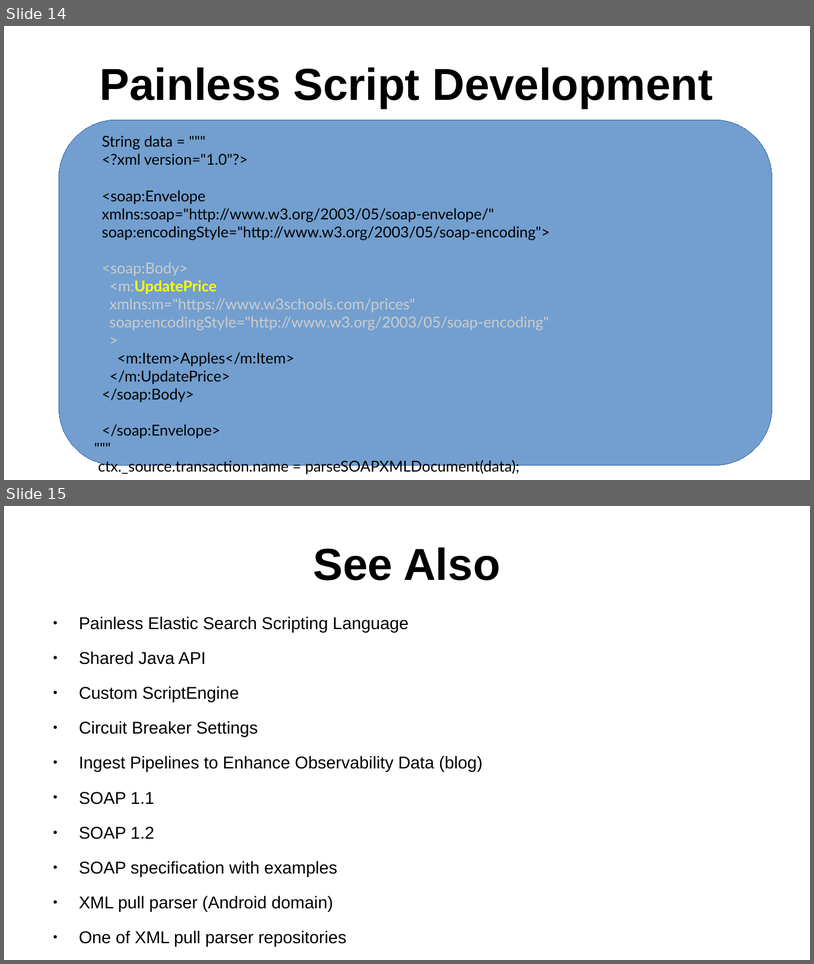
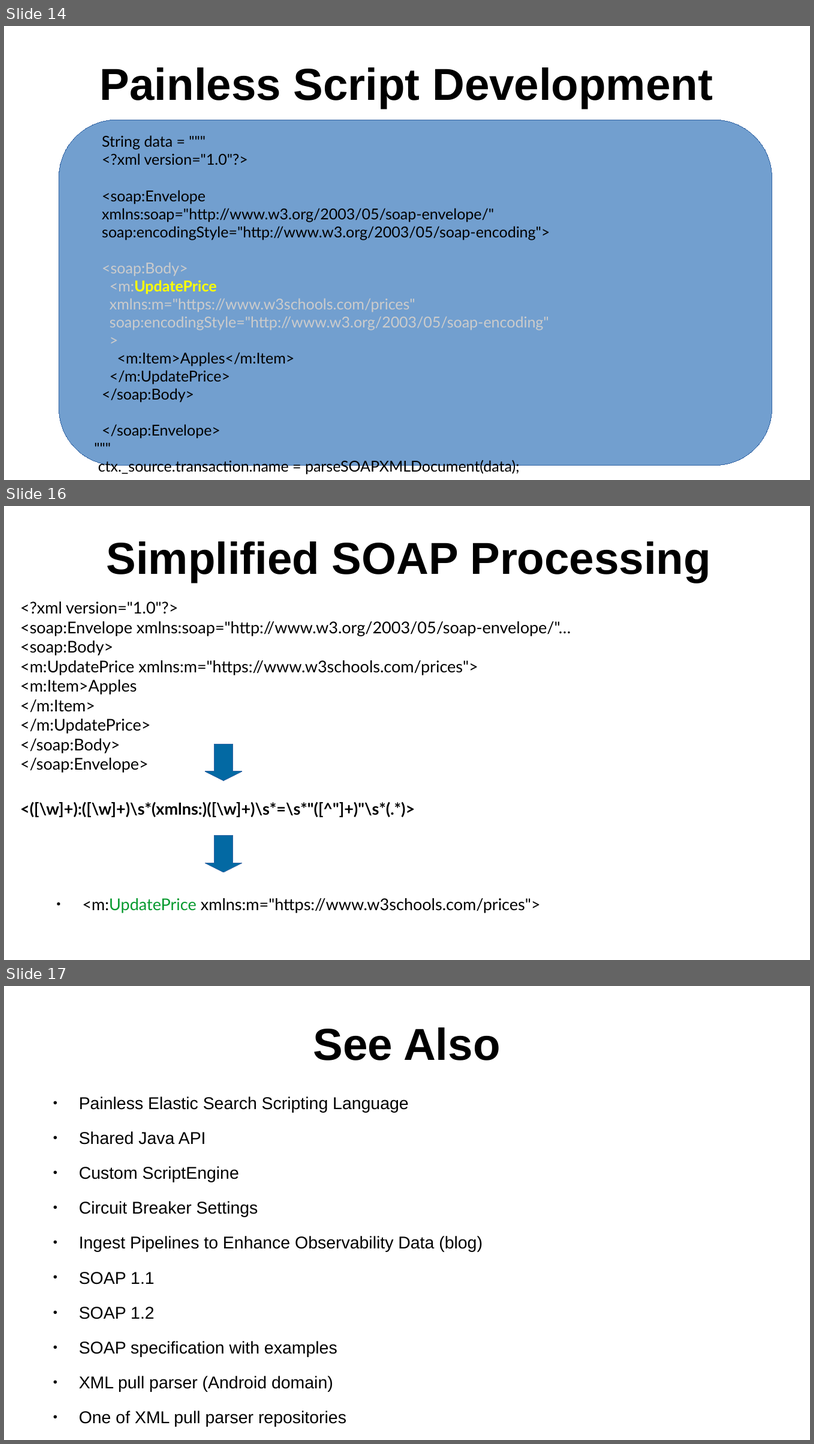
Before and after one commit to sergueik/springboot_study, a slide deck: basic-purejs-xml-parser/Painless Script for Ingesting SOAP Action from SOAP Payload.odp. Shown one above the other, each under a label of ours: slides 14 and 15 before the commit, slides 14, 16 and 17 after it; the slides between them are not shown. The pictures are 814x964 and 814x1444 pixels, drawn with LibreOffice and Linux fonts; fonts in the diff are those of the drawing. Boxes give left, top, right and bottom in pixels: in the first picture for what was removed or moved away, otherwise in the second. Text is boxed around its words. In the diff, an @@ line names an element or a change of style, - is before the commit and + after.

```diff
--- a/basic-purejs-xml-parser/Painless Script for Ingesting SOAP Action from SOAP Payload.odp
+++ b/basic-purejs-xml-parser/Painless Script for Ingesting SOAP Action from SOAP Payload.odp
@@ slide 16 added at (4, 506, 810, 960), background #FFFFFF @@
@@ title added at (107, 541, 711, 582), 44 pt, text #000000, bold @@
+Simplified SOAP Processing
@@ text added at (20, 601, 571, 772), 16 pt, text #000000 @@
+<?xml version="1.0"?>
+<soap:Envelope xmlns:soap="http://www.w3.org/2003/05/soap-envelope/"…
+<soap:Body>
+<m:UpdatePrice xmlns:m="https://www.w3schools.com/prices">
+<m:Item>Apples
+</m:Item>
+</m:UpdatePrice>
+</soap:Body>
+</soap:Envelope>
@@ down arrow added at (205, 744, 242, 780), fill #0369A3, outline #3465A4 0 pt @@
@@ text added at (20, 802, 415, 817), 16 pt, text #000000, bold @@
+<([\w]+):([\w]+)\s*(xmlns:)([\w]+)\s*=\s*"([^"]+)"\s*(.*)>
@@ down arrow added at (205, 835, 242, 872), fill #0369A3, outline #3465A4 0 pt @@
@@ text added at (83, 898, 541, 913), 16 pt, text #000000 @@
+● <m:UpdatePrice xmlns:m="https://www.w3schools.com/prices">
@@ what was slide 15 is now slide 17 @@
```
Also in this commit, not shown: 1 slide changed, 1 other slide added, 2 other files.
